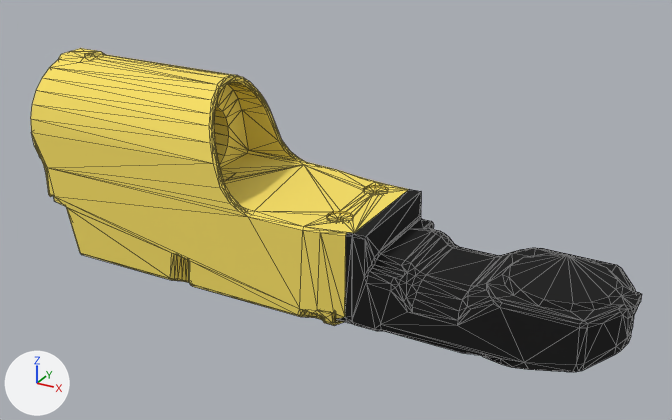
Before and after pictures for a commit that changed the glTF model RobotModel/Fanuc/M_10iD_12/Visual/glb/Link4.glb.
Rendered twice from a 50 mm camera at (0.586, -0.588, 0.257) aimed at (0.26, 0.004, -0.039). The lights are fixed; the arrows at lower left show +X, +Y and +Z. The first picture is the older version. Mesh edges are drawn as thin lines.

Objects in the first picture: '/Link4/Link4-mesh/0', '/Link4/Link4-mesh/1'.
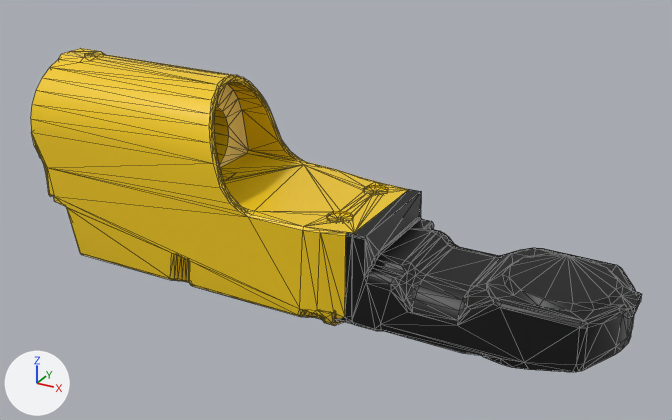
Pixel boxes [x1, y1, x2, y2] of what changed, in the pictures (672 x 420 px):
'/Link4/Link4-mesh/0', recoloured, surface changed
    both: [31, 48, 409, 325]
'/Link4/Link4-mesh/1', surface changed
    both: [336, 189, 642, 362]

Patch to the scene script:
```diff
--- a/RobotModel/Fanuc/M_10iD_12/Visual/glb/Link4.glb.py
+++ b/RobotModel/Fanuc/M_10iD_12/Visual/glb/Link4.glb.py
@@ mat_link_01_part_000_mtl_001_019_material @@
 mat_link_01_part_000_mtl_001_019_material = principled_material('link_01_part_000_mtl_001_019-material')
-mat_link_01_part_000_mtl_001_019_material.base_color = (0.96, 0.76, 0.13)  # yellow #fae265
-mat_link_01_part_000_mtl_001_019_material.roughness = 1.0
+mat_link_01_part_000_mtl_001_019_material.base_color = (0.905, 0.597, 0.00802)  # yellow #f4cb16
+mat_link_01_part_000_mtl_001_019_material.roughness = 0.36
@@ mat_ral9005_002_material @@
 mat_ral9005_002_material.base_color = (0.00201, 0.00201, 0.00201)  # black #070707
-mat_ral9005_002_material.roughness = 1.0
+mat_ral9005_002_material.roughness = 0.46
```
